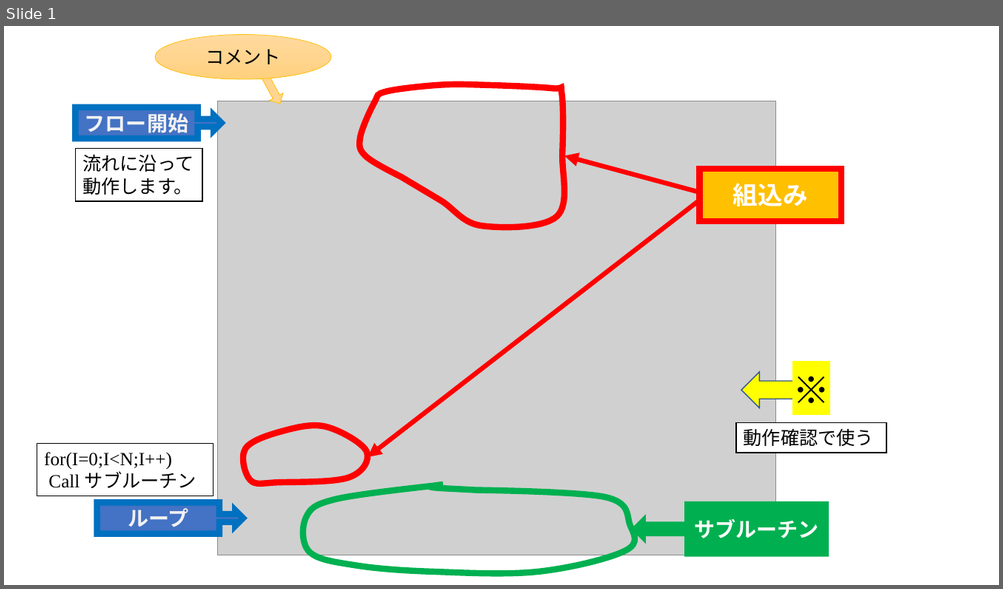
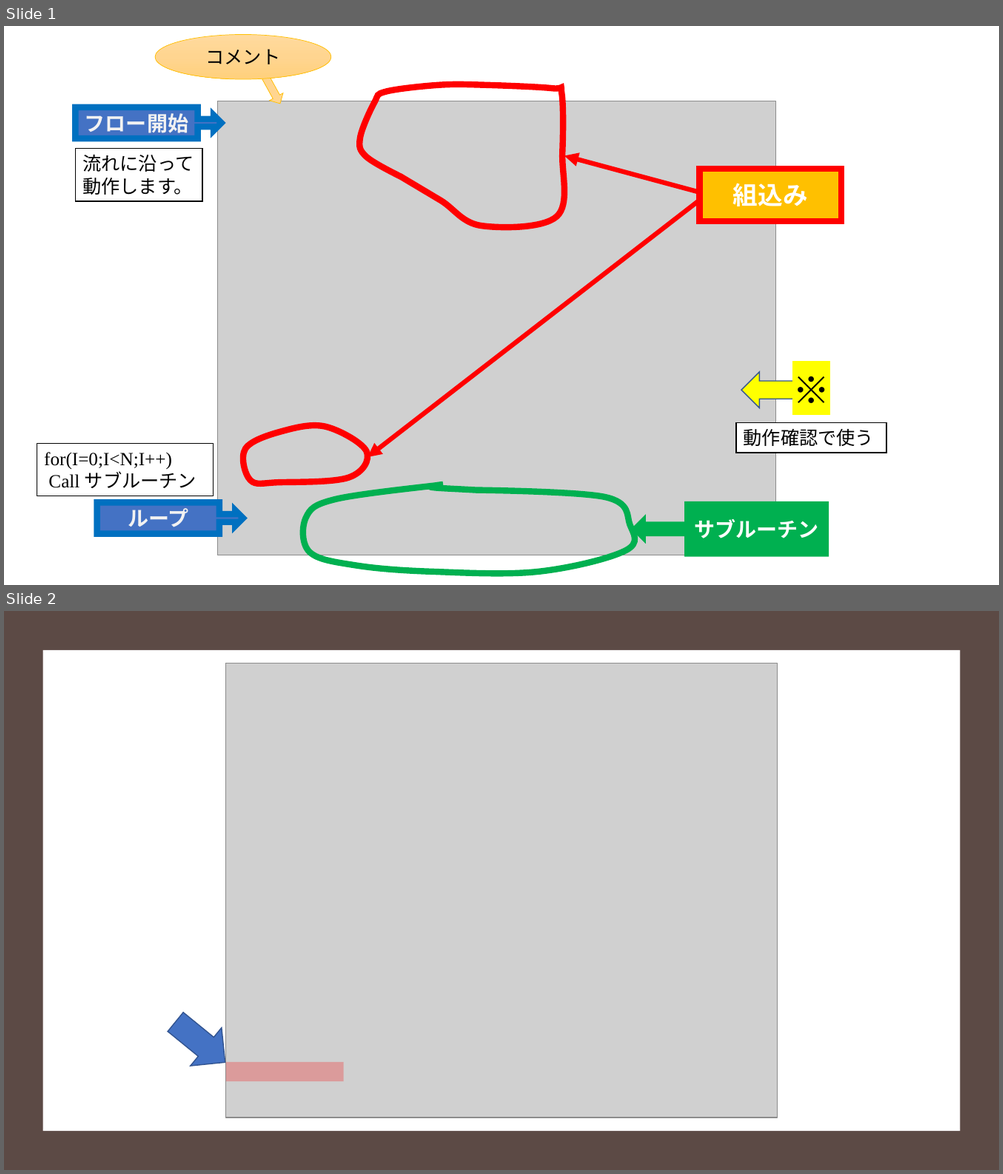
Before and after one commit to NNNIC/psgg-nadesiko-sample, a slide deck: wiki/v3-example-04_TOTOISE.pptx. Shown one above the other, each under a label of ours: slide 1 before the commit, slides 1 and 2 after it. The pictures are 1003x589 and 1003x1174 pixels, drawn with LibreOffice and Linux fonts; fonts in the diff are those of the drawing; grey boxes stand for pictures. Boxes give left, top, right and bottom in pixels: in the first picture for what was removed or moved away, otherwise in the second. Text is boxed around its words. In the diff, an @@ line names an element or a change of style, - is before the commit and + after.

```diff
--- a/wiki/v3-example-04_TOTOISE.pptx
+++ b/wiki/v3-example-04_TOTOISE.pptx
@@ slide 2 added at (x1=4, y1=611, x2=999, y2=1170), background #FFFFFF @@
@@ rectangle added at (x1=4, y1=611, x2=999, y2=1170), fill #5C4A45 @@
@@ rectangle added at (x1=42, y1=650, x2=960, y2=1132), fill #FFFFFF @@
@@ picture added at (x1=225, y1=664, x2=777, y2=1118) @@
@@ right arrow added at (x1=160, y1=1003, x2=241, y2=1082), fill #4472C4, outline #325491 1 pt @@
@@ rectangle added at (x1=225, y1=1062, x2=344, y2=1082), fill #FF0000 at 25% opacity @@
```
Also in this commit, not shown: 1 other file.
